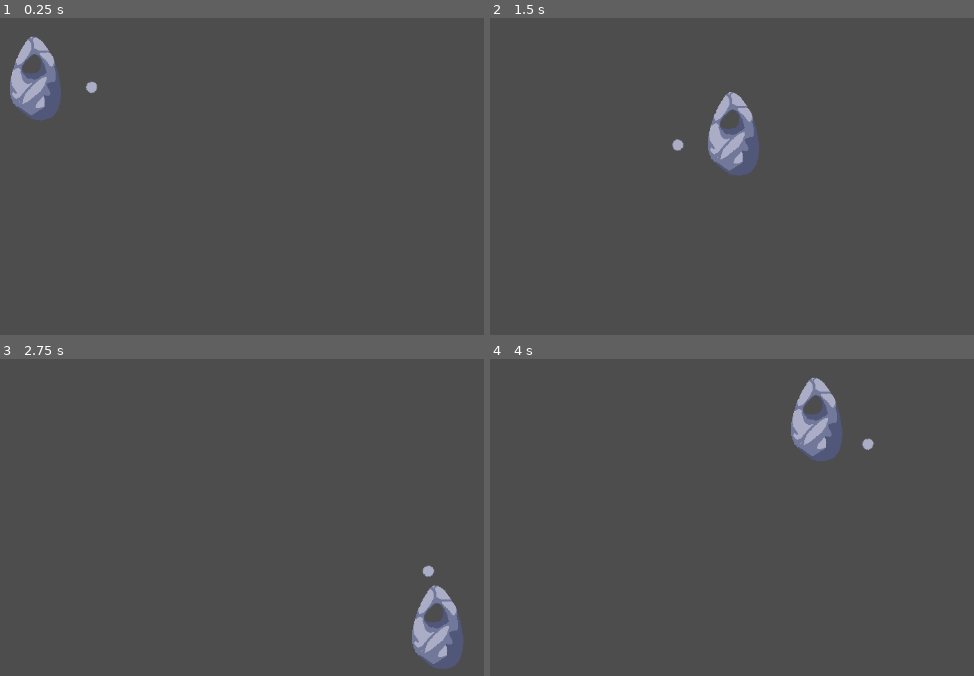
Above: before the commit, frames 1-4 (two rows, left to right).
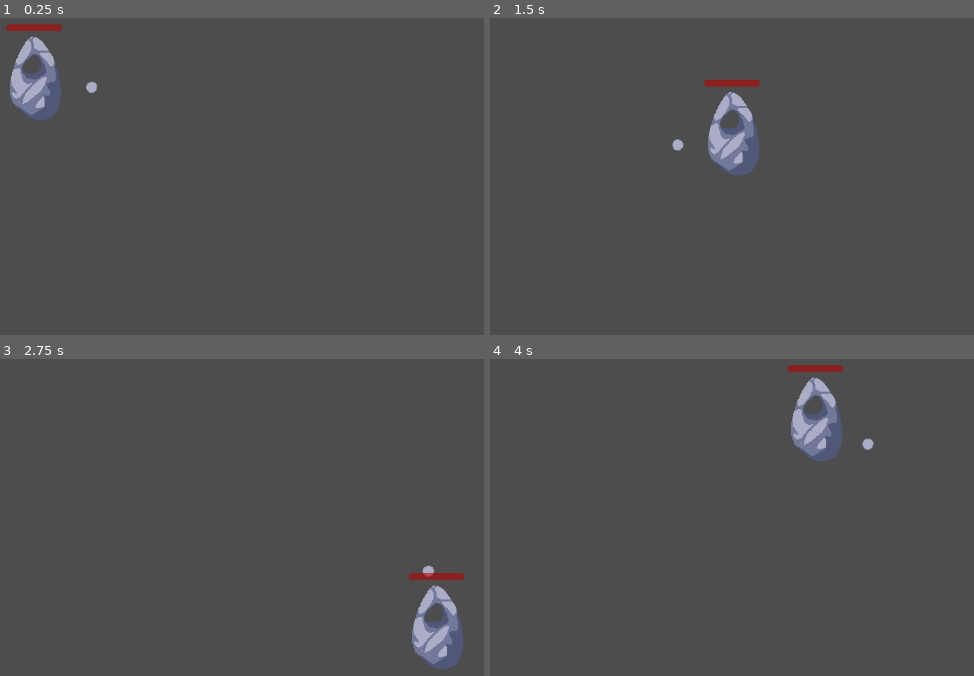
Above: after the commit, the same moments.

Repository: robbplo/time_cracker
Game: Godot game, scene res://player.tscn
Two runs of this game, one before a commit and one after it. Both use one fixed random seed, a clock stepped at 60 frames per second and the inputs below. This scene is started directly instead of the project's main scene.
Inputs (mouse positions are in pixels of both pictures, inside the frame that each line leads up to):
- Up to frame 1 (0.25 s): no input
- Up to frame 2 (1.5 s): tap Enter at 0.5 s; move the mouse to (523, 78) at 0.52 s; hold Right (right) 0.53-1.28 s; click (523, 78) at 0.67 s; move the mouse to (649, 151) at 1.27 s; hold Down (down) from 1.28 s (still down)
- Up to frame 3 (2.75 s): move the mouse to (396, 368) at 2.02 s; release Down (down) at 2.03 s; hold Right (right) from 2.03 s (still down)
- Up to frame 4 (4 s): move the mouse to (770, 558) at 2.77 s; release Right (right) at 2.78 s; hold Up (up) 2.78-3.53 s; click (770, 558) at 2.92 s; move the mouse to (outside the picture) at 3.52 s; hold Left (left) from 3.53 s (still down)

The runs differ from the first frame. In frame 1, 0.2% of the frame differs, in the area x 1-13%, y 1-5%; in frame 2, 0.2%; in frame 3, 0.2%; in frame 4, 0.2%.

Commit message:
player can die now

Diff:
--- a/EnemyCharacterBody.gd
+++ b/EnemyCharacterBody.gd
@@ -1,14 +1,25 @@
 extends CharacterBody2D
+class_name Enemy
 
+signal attack_hit
+
+@onready var target = $"/root/Main/TimeContext/Player"
+## Movement speed, overridden by movement duration
 @export var speed = 600
 ## Fraction of the beat in which the movement occurs.
 @export var movement_duration = 1.0/4
+@export var damage = 2
 var moving = false
 
+func get_target():
+	if is_instance_valid(target):
+		return target
+
 func get_input():
-	var player = $"/root/Main/TimeContext/Player"
-	var direction = self.global_position.direction_to(player.global_position)
-	velocity = direction * speed
+	target = get_target()
+	if target:
+		var direction = self.global_position.direction_to(target.global_position)
+		velocity = direction * speed
 
 func _physics_process(_delta):
 	if moving:
@@ -29,3 +40,12 @@
 
 func _on_health_pool_die():
 	die()
+
+func _on_player_attack_hit(body, damage):
+	if body == self:
+		$HealthPool.subtract(damage)
+
+func _on_attack_attack_hit(body):
+	if body.name == "Player":
+		print("emit player hit")
+		emit_signal("attack_hit", damage)
--- a/HealthPool.gd
+++ b/HealthPool.gd
@@ -16,12 +16,13 @@
 	if dead:
 		return
 	var new_health = max(0, health - amount)
+	health = new_health
+	update_bar()
+	print("hit", amount)
 	if new_health == 0:
 		dead = true
 		emit_signal("die")
 		return
-	health = new_health
-	update_bar()
 	emit_signal("health_changed", -amount)
 
 func update_bar():
--- a/Player.gd
+++ b/Player.gd
@@ -1,6 +1,10 @@
 extends CharacterBody2D
+class_name Player
+
+signal attack_hit
 
 @export var speed = 400
+@export var damage = 1
 
 func get_input():
 	var input_direction = Input.get_vector("left", "right", "up", "down")
@@ -20,4 +24,10 @@
 			$Attack/AttackSwish.play(0.10)
 
 func _on_attack_attack_hit(body: Node):
-	body.find_child("HealthPool").subtract(1)
+	emit_signal("attack_hit", body, damage)
+
+func _on_enemy_attack_hit(damage):
+	$HealthPool.subtract(damage)
+
+func _on_health_pool_die():
+	queue_free()
--- a/TimeContext.gd
+++ b/TimeContext.gd
@@ -7,6 +7,7 @@
 func _ready():
 	$Timer.wait_time = 60.0 / bpm
 	$Timer.start()
+	running = true
 
 func beat():
 	get_tree().call_group("TimedNodes", "beat")
--- a/enemy.tscn
+++ b/enemy.tscn
@@ -100,7 +100,9 @@
 func _ready():
 	super._ready()
 	set_actions([
-		func(): $\"../Attack\".start($\"/root/Main/TimeContext/Player\".global_position),
+		func():
+			if get_parent().target:
+				$\"../Attack\".start(get_parent().target.global_position),
 		func(): get_parent().step(50),
 		func(): get_parent().step(50),
 		func(): get_parent().step(150),
@@ -130,7 +132,7 @@
 }],
 "loop": true,
 "name": &"default",
-"speed": 12.0
+"speed": 18.0
 }]
 
 [sub_resource type="GDScript" id="GDScript_jw3hv"]
@@ -138,6 +140,9 @@
 
 func _on_animation_looped():
 	stop()
+
+func _on_health_pool_health_changed():
+	play()
 "
 
 [node name="Enemy" type="CharacterBody2D"]
@@ -162,12 +167,15 @@
 scale = Vector2(1.3, 1.3)
 sprite_frames = SubResource("SpriteFrames_j4upl")
 animation = &"AttackSpike"
-frame_progress = 0.623196
 offset = Vector2(-40, 2)
 flip_h = true
 
 [node name="Area2D" type="Area2D" parent="Attack"]
 rotation = 1.5708
+
+[node name="CollisionPolygon2D" type="CollisionPolygon2D" parent="Attack/Area2D"]
+position = Vector2(88, -7.27596e-12)
+polygon = PackedVector2Array(-98.0005, -131, -79.0005, -131, -79, 5.99997, -98, 6.00004)
 
 [node name="TimedNode2D" type="Node2D" parent="."]
 position = Vector2(838, 256)
@@ -175,15 +183,17 @@
 
 [node name="HealthPool" parent="." instance=ExtResource("21_taojo")]
 position = Vector2(0, -62)
+health = 2.0
 max_health = 2.0
 
 [node name="HurtAnimation" type="AnimatedSprite2D" parent="."]
-visible = false
 position = Vector2(0, -12)
 sprite_frames = SubResource("SpriteFrames_xh55y")
 script = SubResource("GDScript_jw3hv")
 
 [connection signal="timeout" from="StepTimer" to="." method="_on_step_timer_timeout"]
+[connection signal="attack_hit" from="Attack" to="." method="_on_attack_attack_hit"]
 [connection signal="animation_looped" from="Attack/Animation" to="Attack" method="_on_animation_animation_looped"]
 [connection signal="die" from="HealthPool" to="." method="_on_health_pool_die"]
+[connection signal="health_changed" from="HealthPool" to="HurtAnimation" method="_on_health_pool_health_changed"]
 [connection signal="animation_looped" from="HurtAnimation" to="HurtAnimation" method="_on_animation_looped"]
--- a/health_pool.tscn
+++ b/health_pool.tscn
@@ -1,16 +1,9 @@
 [gd_scene load_steps=2 format=3 uid="uid://5qh7cbtr6d8a"]
 
-[sub_resource type="GDScript" id="GDScript_a06h3"]
-resource_name = "HealthPool"
-script/source = "extends HealthPool
-
-func _on_health_changed(change):
-	$\"../HurtAnimation\".play()
-"
+[ext_resource type="Script" path="res://HealthPool.gd" id="1_kogpv"]
 
 [node name="HealthPool" type="Node2D"]
-script = SubResource("GDScript_a06h3")
-health = 2.0
+script = ExtResource("1_kogpv")
 
 [node name="ProgressBar" type="ProgressBar" parent="."]
 modulate = Color(1, 0, 0, 1)
--- a/main.gd
+++ b/main.gd
@@ -1,5 +1,4 @@
 extends Node2D
-
 
 func _unhandled_input(event):
 	if event is InputEventKey:
--- a/main.tscn
+++ b/main.tscn
@@ -352,6 +352,7 @@
 distance = -4.16329e-12
 
 [sub_resource type="WorldBoundaryShape2D" id="WorldBoundaryShape2D_un6hs"]
+[ext_resource type="Script" path="res://TimerLaber.gd" id="6_x3n3h"]
 
 [node name="Main" type="Node2D"]
 script = ExtResource("1_dnaoa")
@@ -408,3 +409,11 @@
 position = Vector2(-10000, 2.08165e-12)
 rotation = 1.5708
 shape = SubResource("WorldBoundaryShape2D_un6hs")
+
+[node name="Label" type="Label" parent="."]
+offset_right = 40.0
+offset_bottom = 23.0
+script = ExtResource("6_x3n3h")
+
+[connection signal="attack_hit" from="TimeContext/Player" to="TimeContext/Enemy" method="_on_player_attack_hit"]
+[connection signal="attack_hit" from="TimeContext/Enemy" to="TimeContext/Player" method="_on_enemy_attack_hit"]
--- a/player.tscn
+++ b/player.tscn
@@ -10,6 +10,7 @@
 [ext_resource type="Texture2D" uid="uid://4qspmbnqkk0g" path="res://sprites/Animations/AttackAnim5.png" id="8_3rtbw"]
 [ext_resource type="Texture2D" uid="uid://dyyawlyfqicph" path="res://sprites/Animations/AttackAnim6.png" id="9_psfnf"]
 [ext_resource type="Texture2D" uid="uid://cxlylusoy40wj" path="res://sprites/Characters/CharacterCursor.png" id="11_mvpm4"]
+[ext_resource type="PackedScene" uid="uid://5qh7cbtr6d8a" path="res://health_pool.tscn" id="11_qak4c"]
 
 [sub_resource type="SpriteFrames" id="SpriteFrames_dk842"]
 animations = [{
@@ -83,6 +84,12 @@
 offset = Vector2(80, 0)
 script = SubResource("GDScript_0a75v")
 
+[node name="HealthPool" parent="." instance=ExtResource("11_qak4c")]
+position = Vector2(-3, -73)
+health = 5.0
+max_health = 5.0
+
 [connection signal="input_event" from="." to="." method="_on_input_event"]
 [connection signal="attack_hit" from="Attack" to="." method="_on_attack_attack_hit"]
 [connection signal="animation_looped" from="Attack/Animation" to="Attack" method="_on_animation_animation_looped"]
+[connection signal="die" from="HealthPool" to="." method="_on_health_pool_die"]
Not shown: 1 places in player.tscn that only renumber resources
